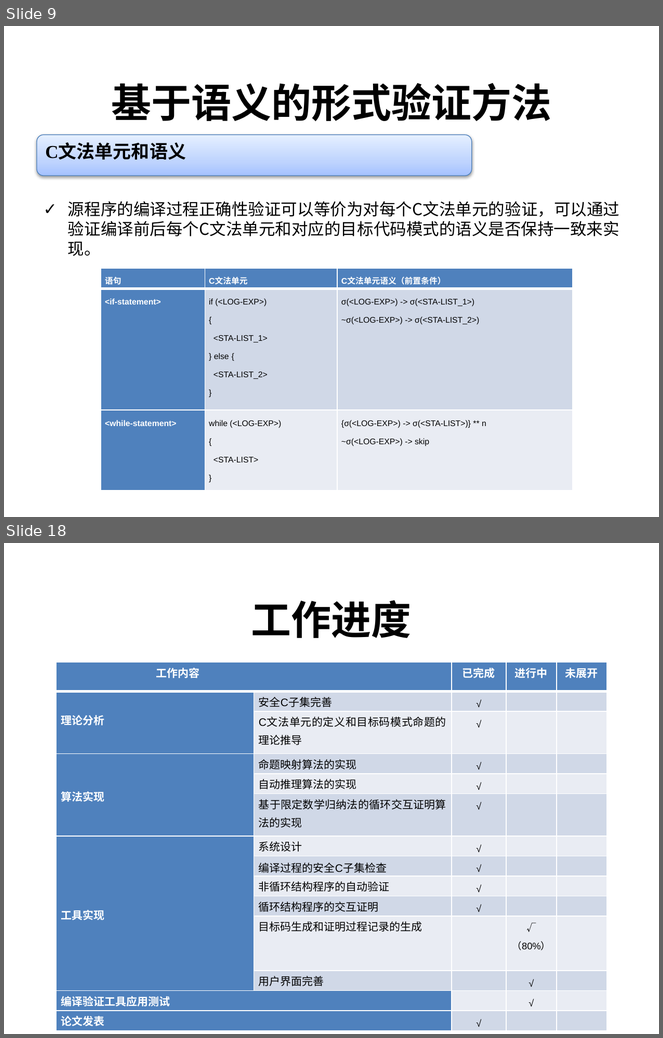
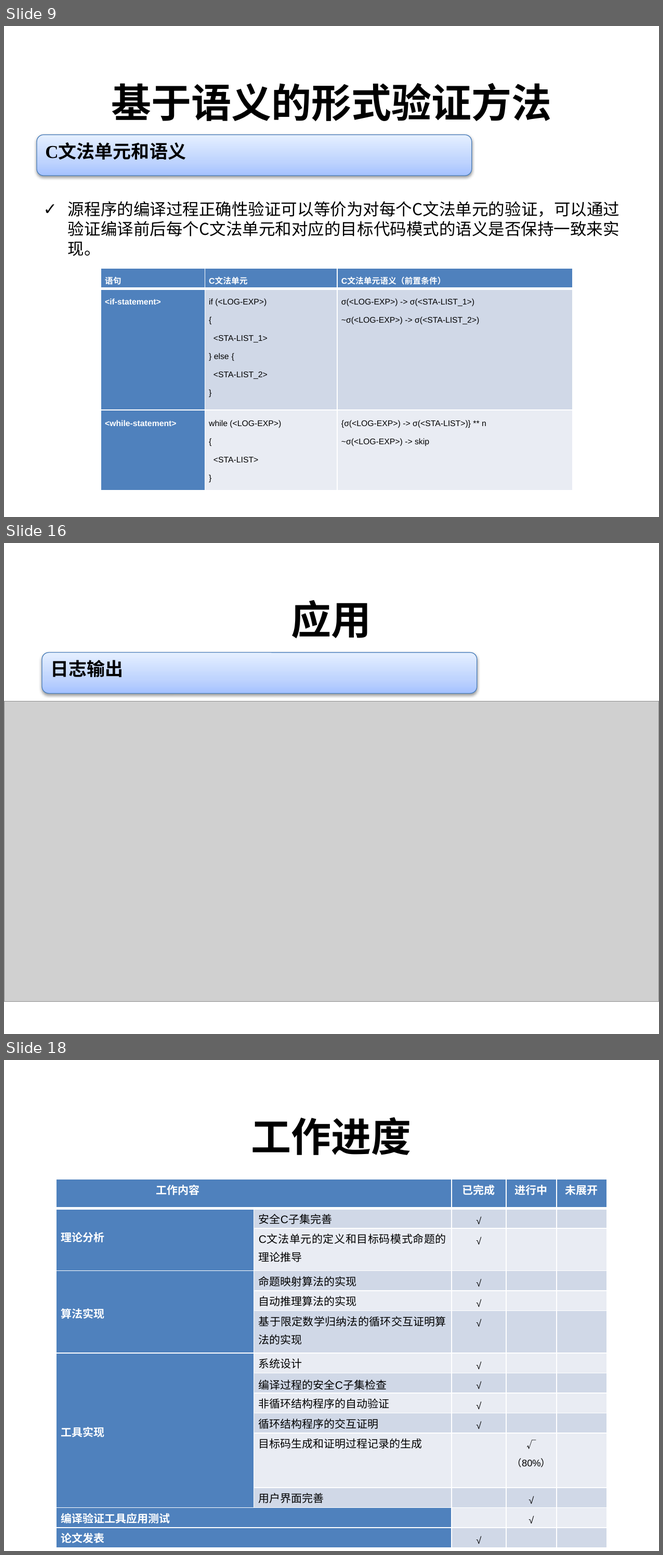
Before and after one commit to destiny1991/--2014--destiny, a slide deck: 中期检查/中期检查_陈志伟.pptx. Shown one above the other, each under a label of ours: slides 9 and 18 before the commit, slides 9, 16 and 18 after it; the slides between them are not shown. The pictures are 663x1038 and 663x1555 pixels, drawn with LibreOffice and Linux fonts; fonts in the diff are those of the drawing; grey boxes stand for pictures; background and template pictures are left out. Boxes give left, top, right and bottom in pixels: in the first picture for what was removed or moved away, otherwise in the second. Text is boxed around its words. In the diff, an @@ line names an element or a change of style, - is before the commit and + after.

```diff
--- a/中期检查/中期检查_陈志伟.pptx
+++ b/中期检查/中期检查_陈志伟.pptx
@@ slide 16 added at (4, 543, 659, 1034), background #FFFFFF @@
@@ title added at (292, 600, 372, 639), 44 pt, text #000000, bold @@
+应用
@@ rounded rectangle added at (42, 652, 477, 694), fill gradient #A4C4FF to #BFD4FF to #E6EEFF, outline #4B7EBC 0.75 pt, 20 pt, text #000000, bold @@
+日志输出
@@ picture added at (4, 702, 659, 1002) @@
```
Also in this commit, not shown: 5 slides changed, 2 other slides added, 3 slides removed.
